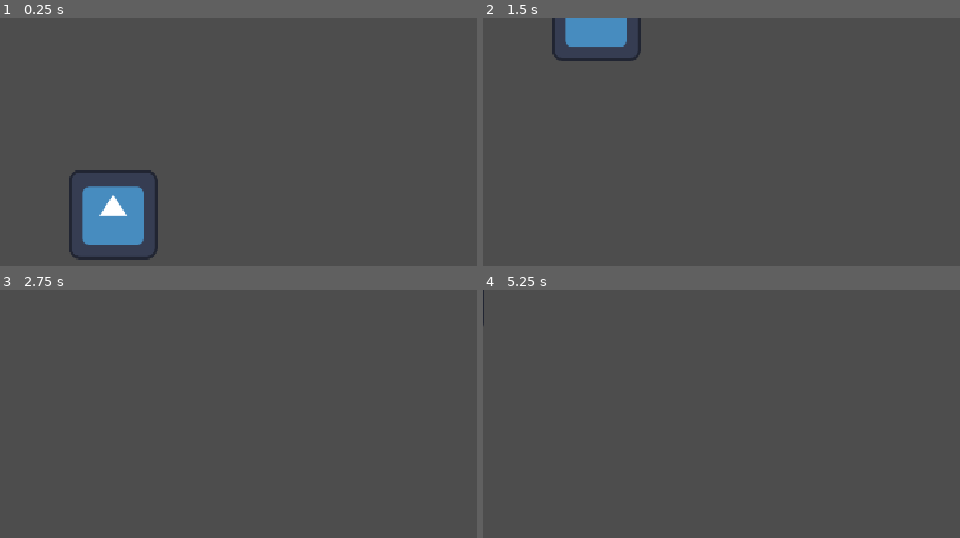
Above: before the commit, frames 1-4 (two rows, left to right).
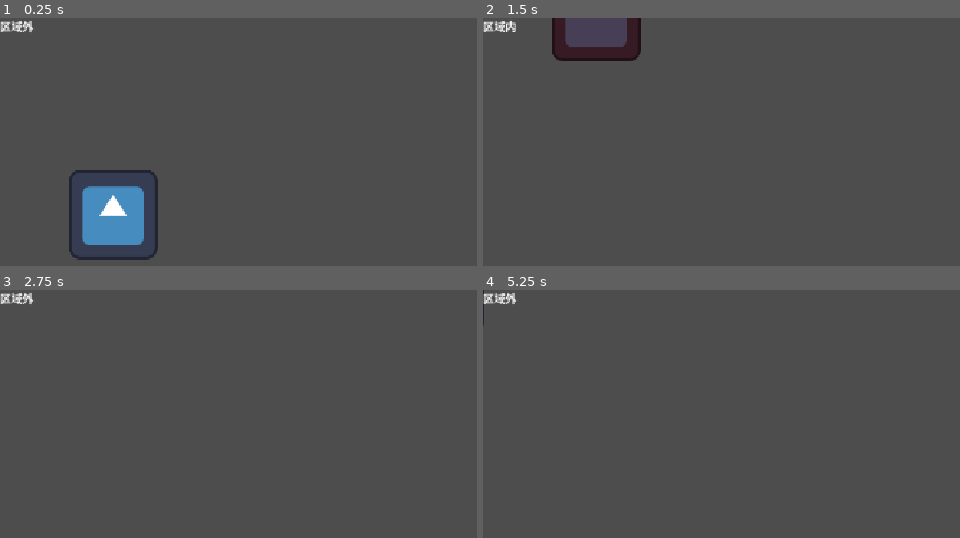
Above: after the commit, the same moments.

Repository: zgjsyxwj/godot-learning
Game: Godot game, scene res://world.tscn
Two runs of this game, one before a commit and one after it. Both use one fixed random seed, a clock stepped at 60 frames per second and the inputs below. The engine's default icon, where the game draws it, is replaced by a stand-in: a white triangle on a blue panel in a dark square.
Inputs:
- Up to frame 1 (0.25 s): no input
- Up to frame 2 (1.5 s): tap Enter at 0.5 s; hold W (move_up) from 0.53 s (still down)
- Up to frame 3 (2.75 s): tap Space at 2 s; release W (move_up) at 2.03 s; hold A (move_left) from 2.03 s (still down)
- Up to frame 4 (5.25 s): tap Enter at 2.75, 4.25 s; tap Space at 3.5, 5 s; release A (move_left) at 3.53 s; hold S (move_down) 3.53-4.28 s; hold D (move_right) 4.28-5.03 s; hold W (move_up) from 5.03 s (still down)

The runs differ from the first frame. In frame 1, 0.3% of the frame differs, in the area x 0-7%, y 1-6%; in frame 2, 3.4%, in the area x 0-34%, y 0-18%; in frame 3, 0.3%; in frame 4, 0.3%.

Commit message:
feat(world): 添加触发区域变色与状态提示

Diff:
--- a/godot-learning/world.gd
+++ b/godot-learning/world.gd
@@ -2,10 +2,21 @@
 
 @onready var player: CharacterBody2D = $Player
 @onready var trigger: Area2D = $Trigger
+@onready var original_modulate: Color = player.modulate
+@onready var status_label: Label = $HUD/StatusLabel
 
 func _ready() -> void:
 	trigger.body_entered.connect(_on_trigger_body_entered)
+	trigger.body_exited.connect(_on_trigger_body_exited)
 
 func _on_trigger_body_entered(body: Node2D) -> void:
 	if body == player:
 		print("角色进入触发区域")
+		player.modulate = Color(1.0, 0.45, 0.45, 1.0)
+		status_label.text = "区域内"
+
+func _on_trigger_body_exited(body: Node2D) -> void:
+	if body == player:
+		player.modulate = original_modulate
+		print("角色离开触发区域")
+		status_label.text = "区域外"
--- a/godot-learning/world.tscn
+++ b/godot-learning/world.tscn
@@ -27,3 +27,10 @@
 
 [node name="CollisionShape2D" type="CollisionShape2D" parent="Trigger" unique_id=1517826043]
 shape = SubResource("RectangleShape2D_v1jvj")
+
+[node name="HUD" type="CanvasLayer" parent="." unique_id=1104175552]
+
+[node name="StatusLabel" type="Label" parent="HUD" unique_id=1677394591]
+offset_right = 40.0
+offset_bottom = 23.0
+text = "区域外"
